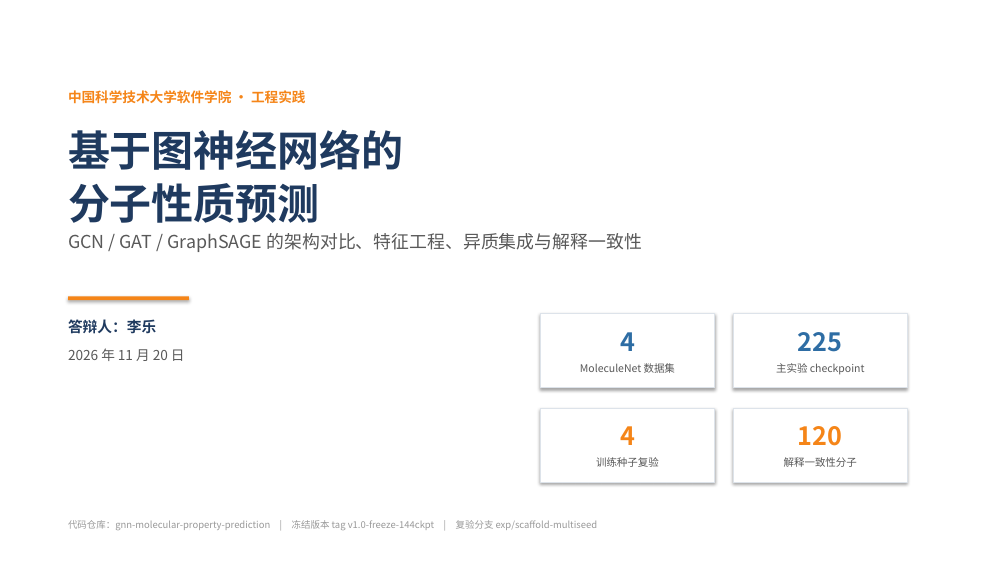
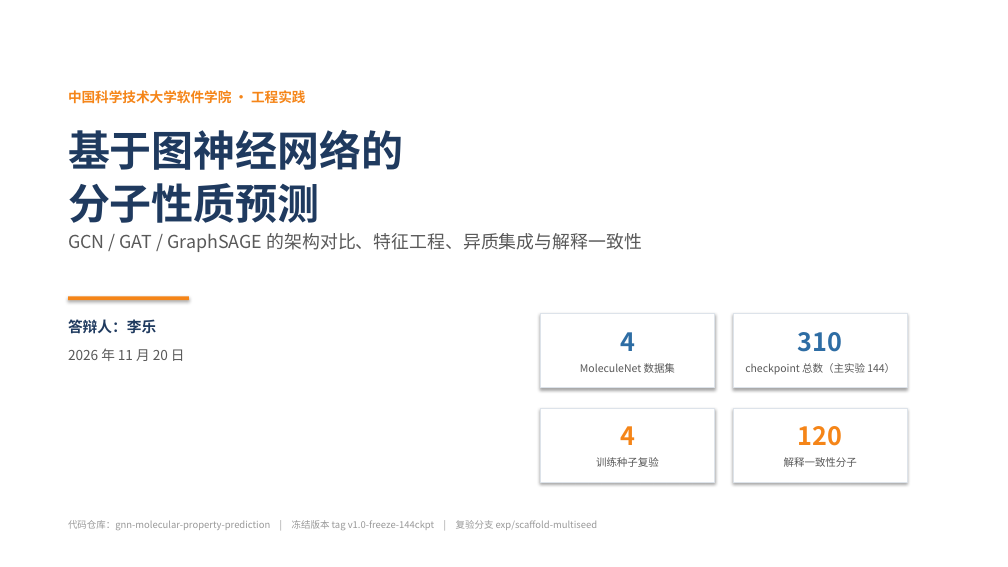
Before and after one commit to lile1126/gnn-molecular-property-prediction, a slide deck: slide 1 of 结题材料/答辩PPT.pptx. Drawn at 1008x567 pixels with LibreOffice and Linux fonts; fonts in the diff are those of the drawing. Boxes give left, top, right and bottom in pixels: in the first picture for what was removed or moved away, otherwise in the second. Text is boxed around its words. In the diff, an @@ line names an element or a change of style, - is before the commit and + after.

Commit message:
docs: 统一 checkpoint 计数口径为清单 310 个（主实验 144）

```diff
--- a/结题材料/答辩PPT.pptx
+++ b/结题材料/答辩PPT.pptx
@@ text at (798, 332, 843, 352): text changed @@
-225
+310
@@ text at (745, 363, 895, 375): text changed @@
-主实验 checkpoint
+checkpoint 总数（主实验 144）
```
Also in this commit, not shown: 3 other files.
